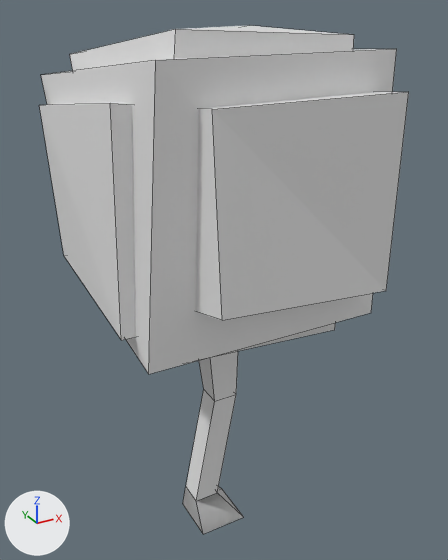
The Blender file Assets/Models/Trees/BoxyTree.blend: old version first, new version second.
Camera for both pictures: a 50 mm camera at (-2.16, -4.15, 4.29) aimed at (0.13, 0.02, 2.21). The axes (+X, +Y, +Z) are drawn at lower left. The lights are the same throughout. Mesh edges are drawn as thin lines.
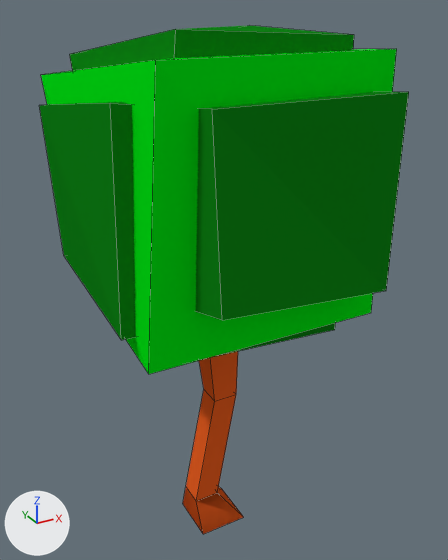
Edits to the bpy script that builds the scene:
```text
Add mat_material_003:
    mat_material_003 = diffuse_material('Material.003')
    mat_material_003.base_color = (0.00517, 0.227, 0.00814)  # green #108316
Add mat_material_001:
    mat_material_001 = diffuse_material('Material.001')
    mat_material_001.base_color = (0.8, 0.11, 0.0154)  # orange #e75d21
Add mat_material_002:
    mat_material_002 = diffuse_material('Material.002')
    mat_material_002.base_color = (0.0, 0.8, 0.00673)  # green #00e713
Change me_cube_017:
    where me_cube_017.from_pydata(...)  # 8 vertices, 6 faces; spans x -1.1..1.14, y -1.0..1.17, z -1.0..0.93
    add me_cube_017.materials.append(mat_material_003)  # green #108316
Change me_cube_016:
    where me_cube_016.from_pydata(...)  # 46 vertices, 35 faces, 4 loose edges; spans x -4.5..4.4, y -4.4..3.9, z -1.0..18.3
    used by ob_cube; location = (0.0, 0.0, 0.0); scale = (0.221, 0.221, 0.221)
    me_cube_016 part 1: all 16 faces centred in x -1.0..0.5, y -0.8..1.0, z -1.0..2.8 switch from no material to mat_material_001 (orange #e75d21)
    me_cube_016 part 2: all 4 faces centred in x -0.5..0.9, y -0.7..0.7, z 8.2 switch from no material to mat_material_001 (orange #e75d21)
    me_cube_016 part 3: all 4 faces centred in x 0.1..4.3, y -4.1..-0.2, z 9.6..17.9 switch from no material to mat_material_002 (green #00e713)
    me_cube_016 part 4: the 1 face centred in x -4.0, y -0.2, z 13.7 switches from no material to mat_material_002 (green #00e713)
Change me_cube_019:
    where me_cube_019.from_pydata(...)  # 8 vertices, 6 faces; spans x -0.97..1.0, y -1.0..1.0, z -1.0..1.24
    add me_cube_019.materials.append(mat_material_003)  # green #108316
Change me_cube_021:
    where me_cube_021.from_pydata(...)  # 8 vertices, 6 faces; spans x -1.0..1.17, y -0.73..1.0, z -1.0..1.18
    add me_cube_021.materials.append(mat_material_003)  # green #108316
Change me_cube_022:
    where me_cube_022.from_pydata(...)  # 8 vertices, 6 faces; spans x -1.01..1.0, y -1.06..1.16, z -1.01..1.0
    add me_cube_022.materials.append(mat_material_003)  # green #108316
```

Where the change shows, as pixel boxes [x1, y1, x2, y2] in the pictures (448 x 560 px):
'Cube.005', recoloured (grey to green): [196, 92, 409, 320] in both
'Cube.003', recoloured (grey to green): [39, 102, 136, 340] in both
'Cube.001', recoloured (grey to green): [70, 25, 354, 71] in both
'Cube.006', recoloured (grey to green): [213, 323, 335, 357] in both
part 1 of me_cube_016, recoloured: [183, 390, 243, 534] in both
part 2 of me_cube_016, recoloured: [199, 351, 238, 401] in both
part 3 of me_cube_016, recoloured (grey to green): [149, 49, 397, 374] in both
part 4 of me_cube_016, recoloured (grey to green): [41, 60, 156, 374] in both
